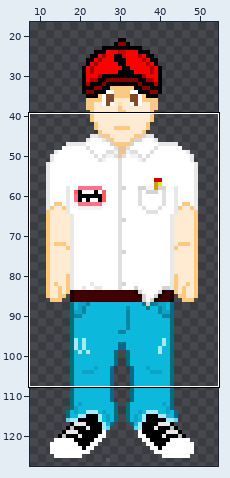
Two states of a sprite sheet, Teknik2.gmx/sprites/images/spr_player_down_beta_0.png. Above: a wide view before the commit, with the close-up outlined.
Close-up. The starting point:
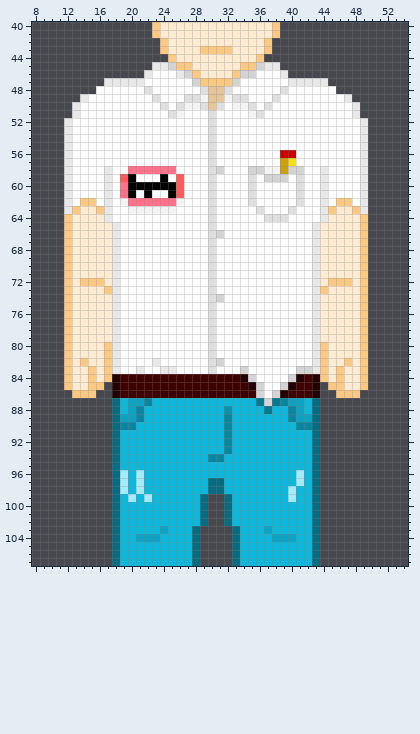
The file is 64x128 pixels. Pixels under 10% opacity are left out. Colours within 5 levels of each other are drawn and written as one. Shown: x 8..54, y 40..107. The wide view leaves out empty margins.
New version:
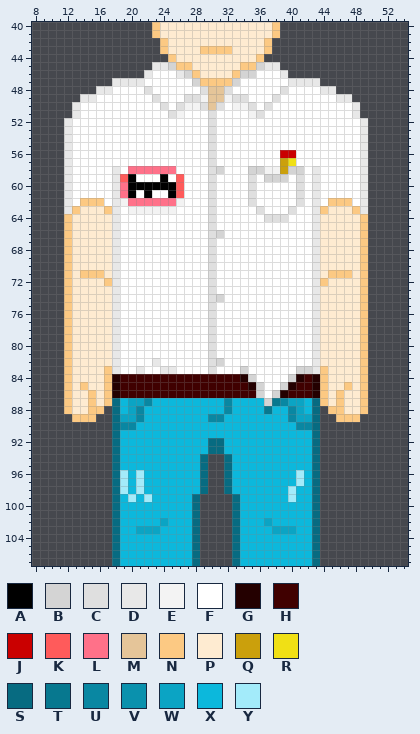
Palette (. is transparent): A #000000  B #d4d4d4  C #dfdfdf  D #e8e8e8  E #f3f3f3  F #ffffff  G #240000  H #400000  J #ca0000  K #ff5b5b  L #ff7189  M #e5c599  N #fcc983  P #feebd1  Q #cba00c  R #f0e015  S #076b81  T #07788f  U #0987a2  V #0a91ad  W #0ba4c4  X #0cb8dc  Y #a3ebfa
From old to new:
Changed rows in their new state; - is an unchanged pixel.
first column x 15:
 47 --.--------------------------.--
 48 -DD--------------------------DD-
 49 D------------------------------D
first column x 16:
 58 -FD------------------------DF-
 59 -FD------------------------DF-
 60 -FD------------------------DF-
 61 -FD------------------------DF-
 62 NFD------------------------DFN
 63 PND------------------------DNP
 64 -PD------------------------DP-
first column x 14:
 71 NNN----------------------------NNN
 72 PPPN--------------------------NPPP
 73 ---P--------------------------P---
first column x 12:
 80 -----P--------------------------P-----
 81 -----P--------------------------P-----
 82 --P--P--------------------------P--P--
 83 ---P------------------------------P---
 84 ---P------------------------------P---
 85 --NPPN--------------------------NPPN--
 86 NPP-PN--------------------------NP-PPN
 87 NPPNPN--------------U---X-------NPNPPN
 88 NPPNN---------------U------------NNPPN
 89 -NNN--------------UUX-------------NNN-
 90 --------------------X-----------------
 91 --------------------X-----------------
 92 ------------------SSX-----------------
 93 ------------------SSX-----------------
 94 -----------------S..S-----------------
 95 -----------------S..S-----------------
 96 -----------------S..S-----------------
 97 -----------------S..S-----------------
 98 -----------------S..S-----------------
 99 ----------------S.--.S----------------
100 ----------------S.--.S----------------
101 ----------------S.--.S----------------
102 ------------W---S.--.S---W------------
103 ---------WWWX------------XWWW---------
104 ---------XXX--------------XXX---------
